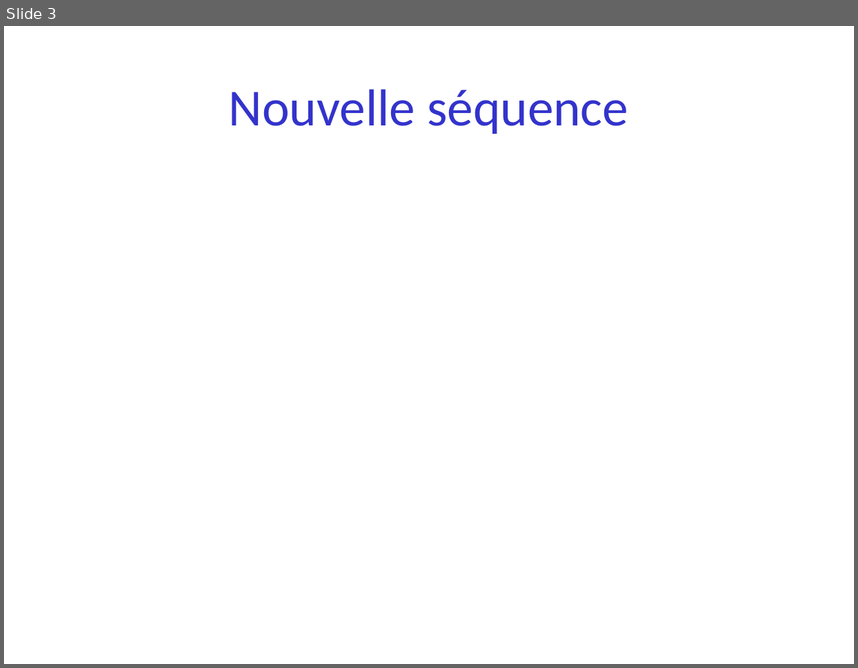
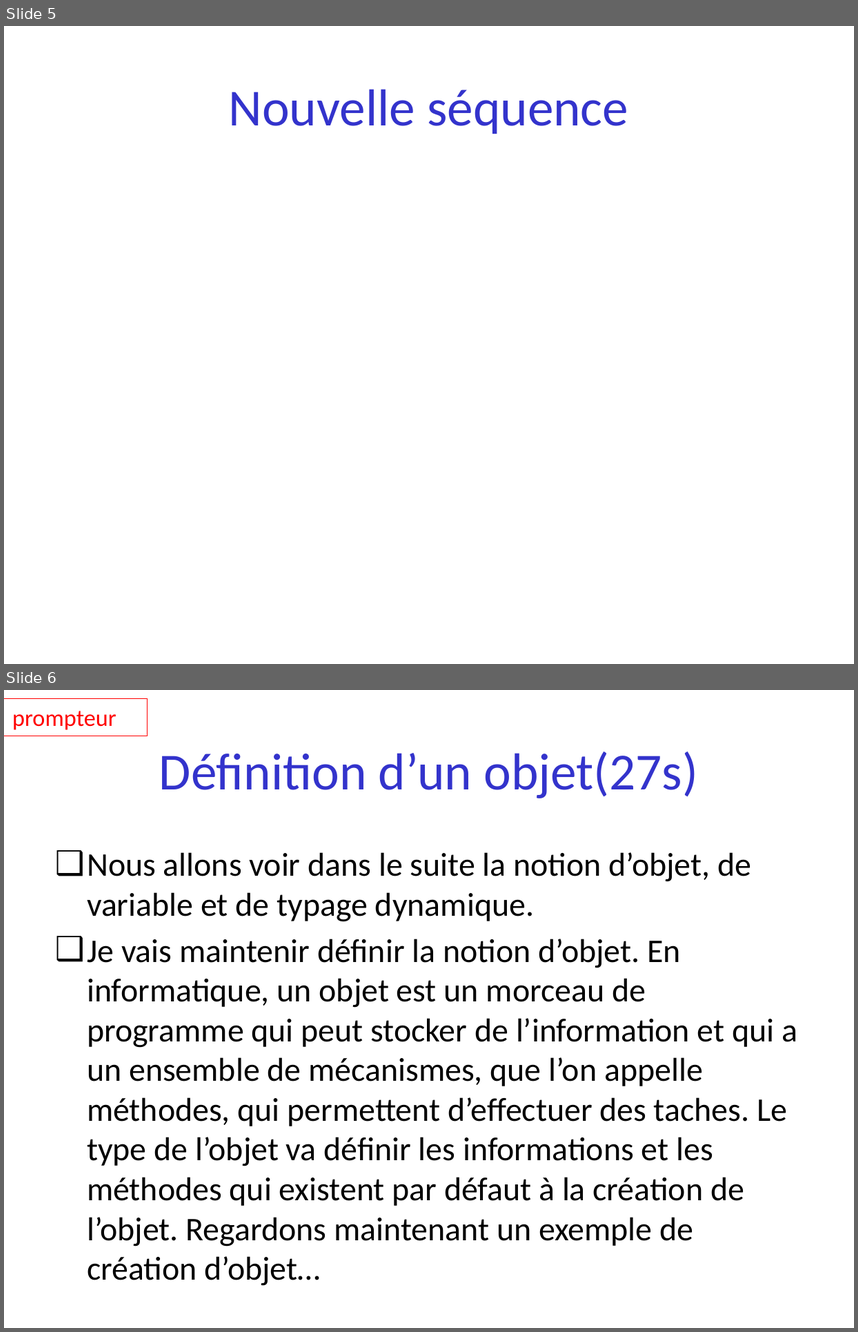
Before and after one commit to parmentelat/flotpython-archive, a slide deck: semaine2/semaine2-0.pptx. Shown one above the other, each under a label of ours: slide 3 before the commit, slides 5 and 6 after it. The pictures are 858x668 and 858x1332 pixels, drawn with LibreOffice and Linux fonts; fonts in the diff are those of the drawing. Boxes give left, top, right and bottom in pixels: in the first picture for what was removed or moved away, otherwise in the second. Text is boxed around its words. In the diff, an @@ line names an element or a change of style, - is before the commit and + after.

Commit message:
creation semaine 0bis pour l'introduction des notions de base nécessaire à l'écriture de petits programmes
semaine 0 : DONE
semaine 0bis : en cours

```diff
--- a/semaine2/semaine2-0.pptx
+++ b/semaine2/semaine2-0.pptx
@@ slide 6 added at (4,690,854,1328), background #FFFFFF @@
@@ rectangle added at (4,698,147,736), outline #FF0000 0.75 pt, 20 pt, text #FF0000 @@
+prompteur
@@ title added at (159,751,698,798), 44 pt, text #3333CC @@
+Définition d’un objet(27s)
@@ text added at (87,852,797,1246), 28 pt, text #000000 @@
+❑ Nous allons voir dans le suite la notion d’objet, de variable et de typage dynamique.
+❑ Je vais maintenir définir la notion d’objet. En informatique, un objet est un morceau de programme qui peut stocker de l’information et qui a un ensemble de mécanismes, que l’on appelle méthodes, qui permettent d’effectuer des taches. Le type de l’objet va définir les informations et les méthodes qui existent par défaut à la création de l’objet. Regardons maintenant un exemple de création d’objet…
@@ what was slide 3 is now slide 5 @@
```
Also in this commit, not shown: 7 slides changed, 4 other slides added, 1 slide removed, 3 other files.
